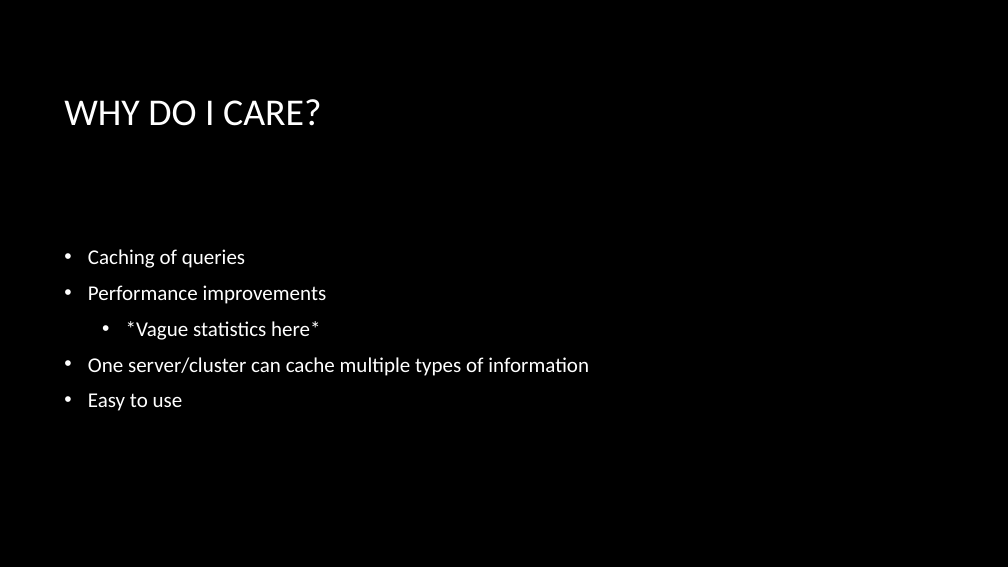
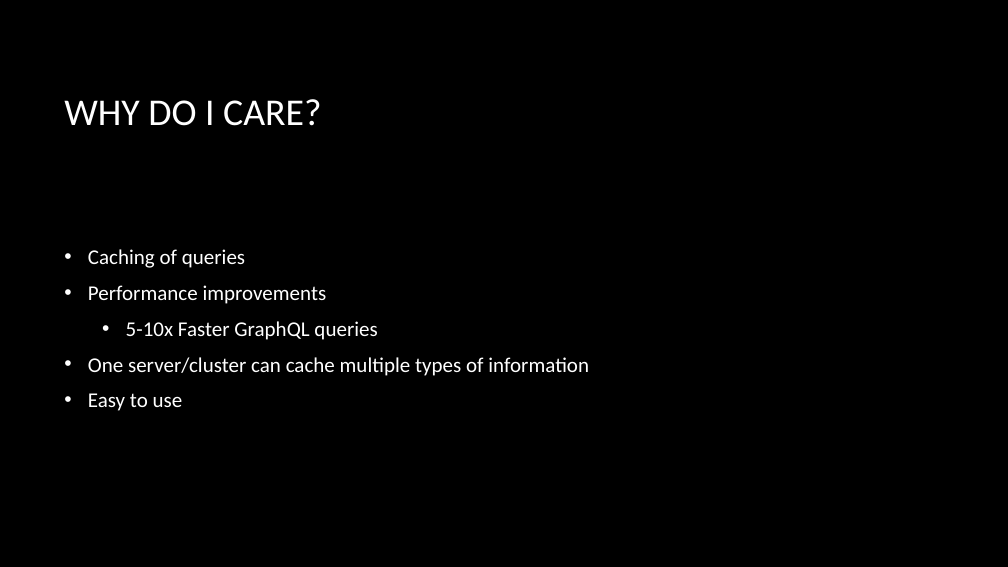
Before and after one commit to zoldham/Redis-Intro, a slide deck: slide 3 of Presenters/Presentation.pptx. Drawn at 1008x567 pixels with LibreOffice and Linux fonts; fonts in the diff are those of the drawing; background and template pictures are left out. Boxes give left, top, right and bottom in pixels: in the first picture for what was removed or moved away, otherwise in the second. Text is boxed around its words. In the diff, an @@ line names an element or a change of style, - is before the commit and + after.

```diff
--- a/Presenters/Presentation.pptx
+++ b/Presenters/Presentation.pptx
@@ text at box(126, 321, 377, 340): text changed @@
-  • *Vague statistics here*
+  • 5-10x Faster GraphQL queries
```
Also in this commit, not shown: 1 other slide changed, 1 slide added, 1 slide removed.
